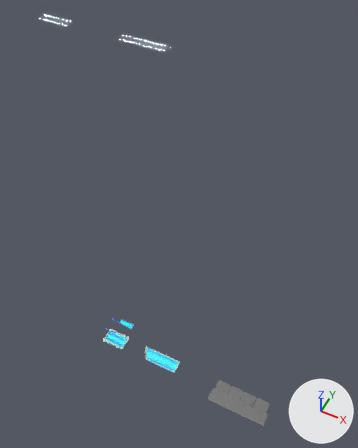
The Blender file assets.blend: old version first, new version second.
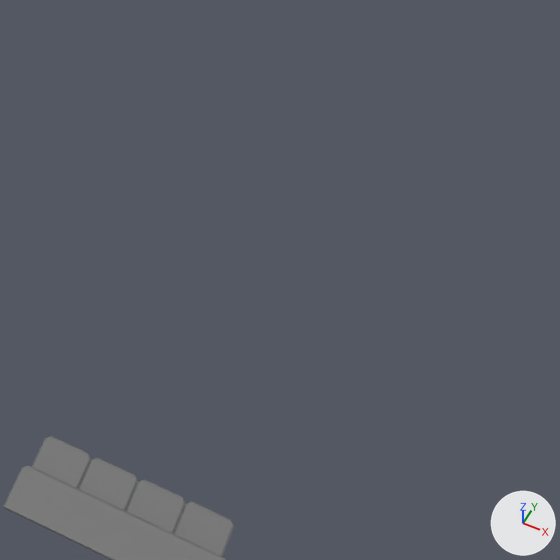
There are two pictures of each version: one whole from a camera (50 mm lens) standing at (26.3, -30.3, 70.9) and looking at (8.7, 4.8, 27.0), one close up on the part from 58% to 100% of the width and 58% to 92% of the height. The lights are fixed; the arrows at lower right show +X, +Y and +Z.

Before the edit, the objects in view are built like this:
```python
mat_material = principled_material('Material')
mat_material.base_color = (0.8, 0.8, 0.8)  # white #e7e7e7
mat_material.roughness = 0.4
me_plane_004 = bpy.data.meshes.new('Plane.004')
me_plane_004.from_pydata(...)  # 22 vertices, 19 faces; spans x -1.0..1.0, y -1.94..1.0, z -0.16..0.0
me_plane_004.materials.append(mat_material_006)  # grey #757575
me_plane_005 = bpy.data.meshes.new('Plane.005')
me_plane_005.from_pydata(...)  # 22 vertices, 19 faces; spans x -1.0..7.68, y -1.0..1.0, z -0.16..0.0
me_plane_005.materials.append(mat_material_006)  # grey #757575
ob_plane_004 = bpy.data.objects.new('Plane.004', me_plane_004)
ob_plane_004.location = (18.19, 0.21, 0.0)
_m = ob_plane_004.modifiers.new('Array', 'ARRAY')
_m.count = 4
_m.relative_offset_displace = (1.01, 0.0, 0.0)
ob_plane_005 = bpy.data.objects.new('Plane.005', me_plane_005)
ob_plane_005.location = (17.88, -1.45, 0.27)
```
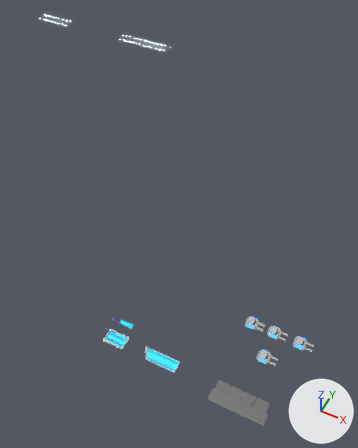
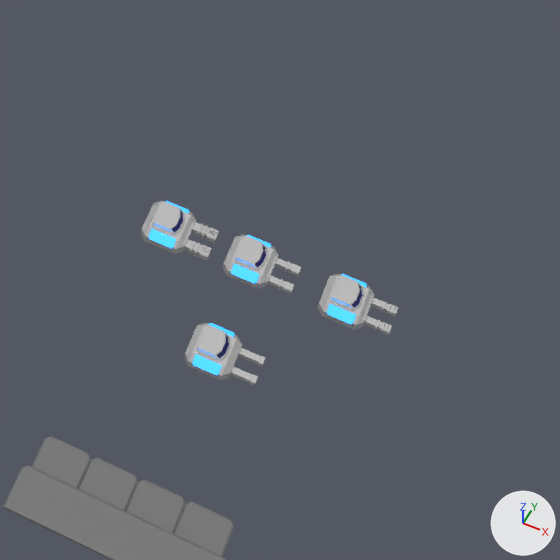
Commit message: [ADD] Added turrets assets

Where the change shows, as pixel boxes (x1, y1, x2, y2) in the close-ups (560 x 560 px):
'turret1', added
    after: (184, 322, 266, 386)
    faces in mat_material (white #e7e7e7): (184, 322, 266, 386)
    faces in mat_color (blue #779de6): (192, 323, 235, 375)
'turret1.001', added
    after: (317, 274, 398, 335)
    faces in mat_material (white #e7e7e7): (317, 274, 398, 335)
    faces in mat_color (blue #779de6): (327, 274, 367, 324)
'turret3', added
    after: (141, 201, 219, 261)
    faces in mat_material (white #e7e7e7): (141, 201, 219, 261)
    faces in mat_color (blue #779de6): (149, 201, 189, 248)
'turret1.002', added
    after: (223, 234, 301, 294)
    faces in mat_material (white #e7e7e7): (223, 234, 301, 294)
    faces in mat_color (blue #779de6): (231, 235, 271, 283)

Diff of the bpy script that builds the scene:
```diff
--- a/assets.blend.py
+++ b/assets.blend.py
@@ mat_material @@
 mat_material.roughness = 0.4
+mat_material.metallic = 0.714
@@ ob_turret3 @@
+ob_turret3 = bpy.data.objects.new('turret3', me_cube_004)  # 271 vertices, 244 faces; spans x -2.08..1.0, y 0.0..1.08, z -0.5..0.85; in mat_material (white #e7e7e7), mat_color (blue #779de6), mat_glass (dark blue #17226d); modifiers MIRROR, BEVEL
+ob_turret3.location = (18.16, 12.33, 0.0)
+ob_turret3.rotation_euler = (0.0, 0.0, -3.142)  # degrees (0, 0, -180)
@@ ob_turret1_002 @@
+ob_turret1_002 = bpy.data.objects.new('turret1.002', me_cube_003)  # 324 vertices, 305 faces; spans x -2.07..1.0, y -1.08..1.08, z -0.5..0.85; in mat_material (white #e7e7e7), mat_color (blue #779de6), mat_glass (dark blue #17226d); modifiers BEVEL
+ob_turret1_002.location = (21.95, 12.33, 0.0)
+ob_turret1_002.rotation_euler = (0.0, 0.0, -3.142)  # degrees (0, 0, -180)
+ob_turret1_002.scale = (1.0, 1.0, 0.99)
@@ ob_turret1_001 @@
+ob_turret1_001 = bpy.data.objects.new('turret1.001', me_cube_001)  # 225 vertices, 203 faces; spans x -2.08..1.0, y -1.08..0.0, z -0.5..0.85; in mat_material (white #e7e7e7), mat_color (blue #779de6), mat_glass (dark blue #17226d); modifiers MIRROR, BEVEL
+ob_turret1_001.location = (26.23, 12.33, 0.0)
+ob_turret1_001.rotation_euler = (0.0, 0.0, -3.142)  # degrees (0, 0, -180)
@@ ob_turret1 @@
+ob_turret1 = bpy.data.objects.new('turret1', me_cube_1)  # 180 vertices, 171 faces; spans x -2.07..1.0, y -1.08..1.08, z -0.5..0.85; in mat_material (white #e7e7e7), mat_color (blue #779de6), mat_glass (dark blue #17226d); modifiers BEVEL
+ob_turret1.location = (21.95, 7.62, 0.0)
+ob_turret1.rotation_euler = (0.0, 0.0, -3.142)  # degrees (0, 0, -180)
```
